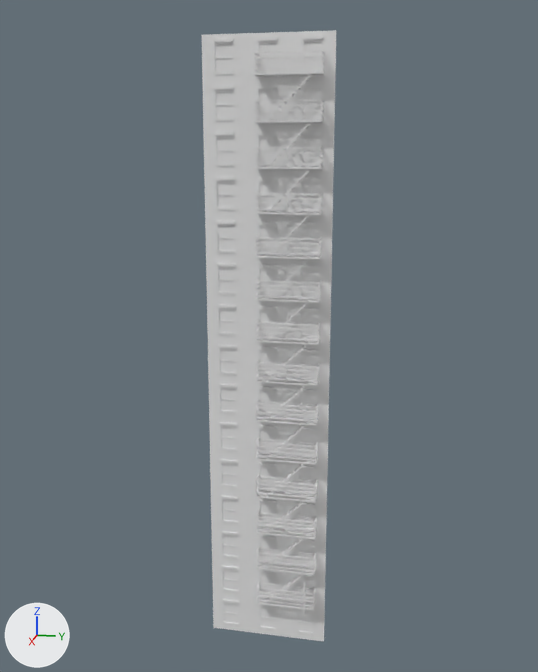
A saved change to the FBX model Blender/FBX/Buildings/Building pieces/Type 2/15 floors/Fire escape.fbx.
Before and after are seen from a 50 mm lens placed at (51.3, 10.3, 37.3), pointed at (-0.1, 0.1, 24.5). Lighting does not change. The marker at lower left points along +X, +Y and +Z. Where no turn or scale is listed for an object, it has been applied to the vertices.

Names of what the first picture shows: 'Cube', 'FireEscape', 'Plane', 'Window'.
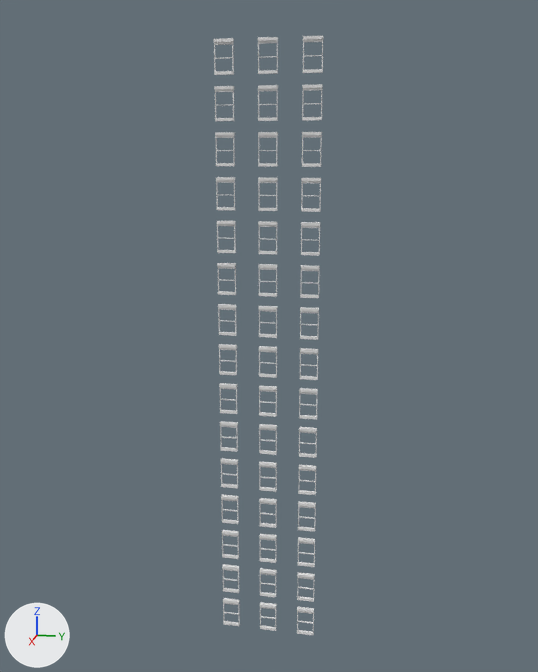
The change, as JSON lines over the scene's bpy script:
```json
{"op": "remove", "block": "ob_plane", "code": ["ob_plane = bpy.data.objects.new('Plane', me_plane)", "ob_plane.location = (0.0, 0.0, 22.5)"]}
{"op": "remove", "block": "ob_fireescape", "code": ["ob_fireescape = bpy.data.objects.new('FireEscape', me_fireescape)", "ob_fireescape.location = (0.52, 1.51, 3.35)"]}
{"op": "remove", "block": "ob_cube", "code": ["ob_cube = bpy.data.objects.new('Cube', me_cube)", "ob_cube.location = (0.0, 0.0, 22.5)"]}
```

What differs and where, as boxes [x1, y1, x2, y2] in the pictures (538 x 672 px):
```json
{"object": "Cube", "change": "deleted", "before": [202, 30, 336, 641]}
{"object": "Plane", "change": "deleted", "before": [215, 42, 322, 632]}
{"object": "FireEscape", "change": "deleted", "before": [254, 50, 325, 616]}
```
